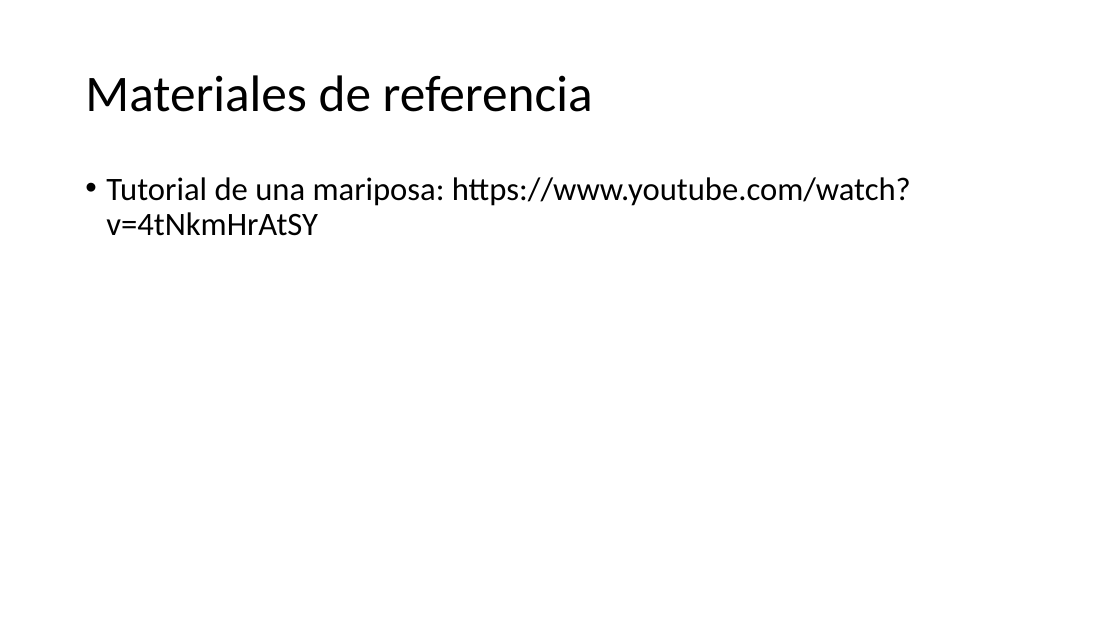
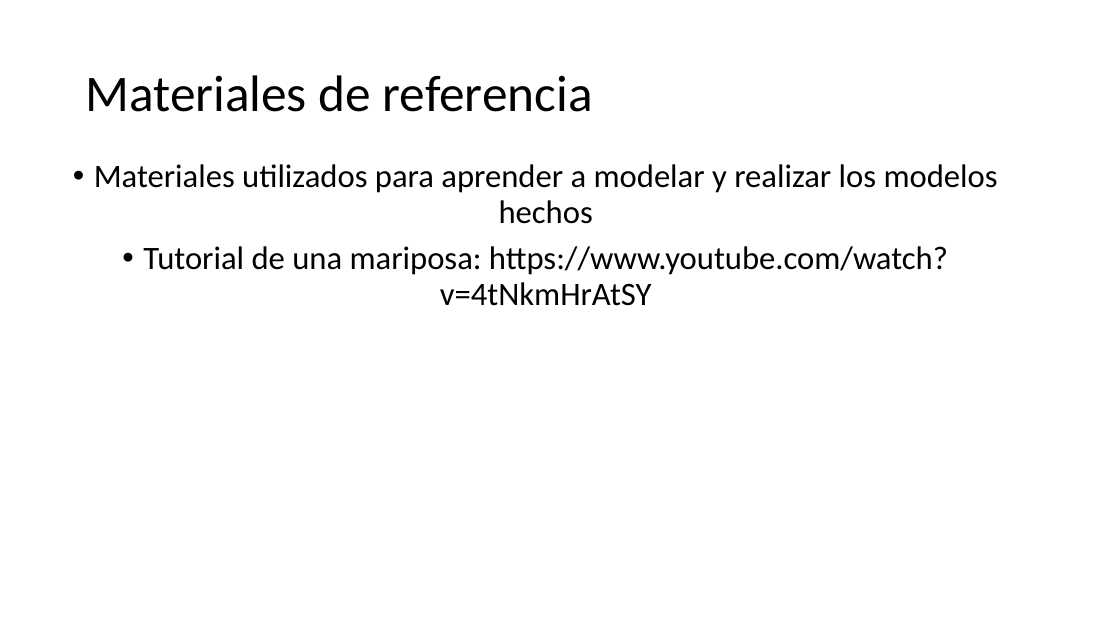
Before and after one commit to EzioFenix/Proyecto_computacion_grafica_2024-1, a slide deck: slide 15 of Presentación del progreso.pptx (slide 4 before the commit). Drawn at 1120x630 pixels with LibreOffice and Linux fonts; fonts in the diff are those of the drawing. Boxes give left, top, right and bottom in pixels: in the first picture for what was removed or moved away, otherwise in the second. Text is boxed around its words. In the diff, an @@ line names an element or a change of style, - is before the commit and + after.

```diff
--- a/Presentación del progreso.pptx
+++ b/Presentación del progreso.pptx
@@ text "Materiales utilizados para aprender a ...": place and size @@
-text "Materiales utilizados para aprender a ..." at [106, 177, 911, 236]
+text "Materiales utilizados para aprender a ..." at [94, 164, 998, 306]
@@ text at [94, 164, 998, 224]: paragraph added @@
+• Materiales utilizados para aprender a modelar y realizar los modelos hechos
@@ text at [143, 246, 948, 306]: alignment left to centre @@
```
Also in this commit, not shown: 1 other slide changed, 11 slides added, 3 other files.
